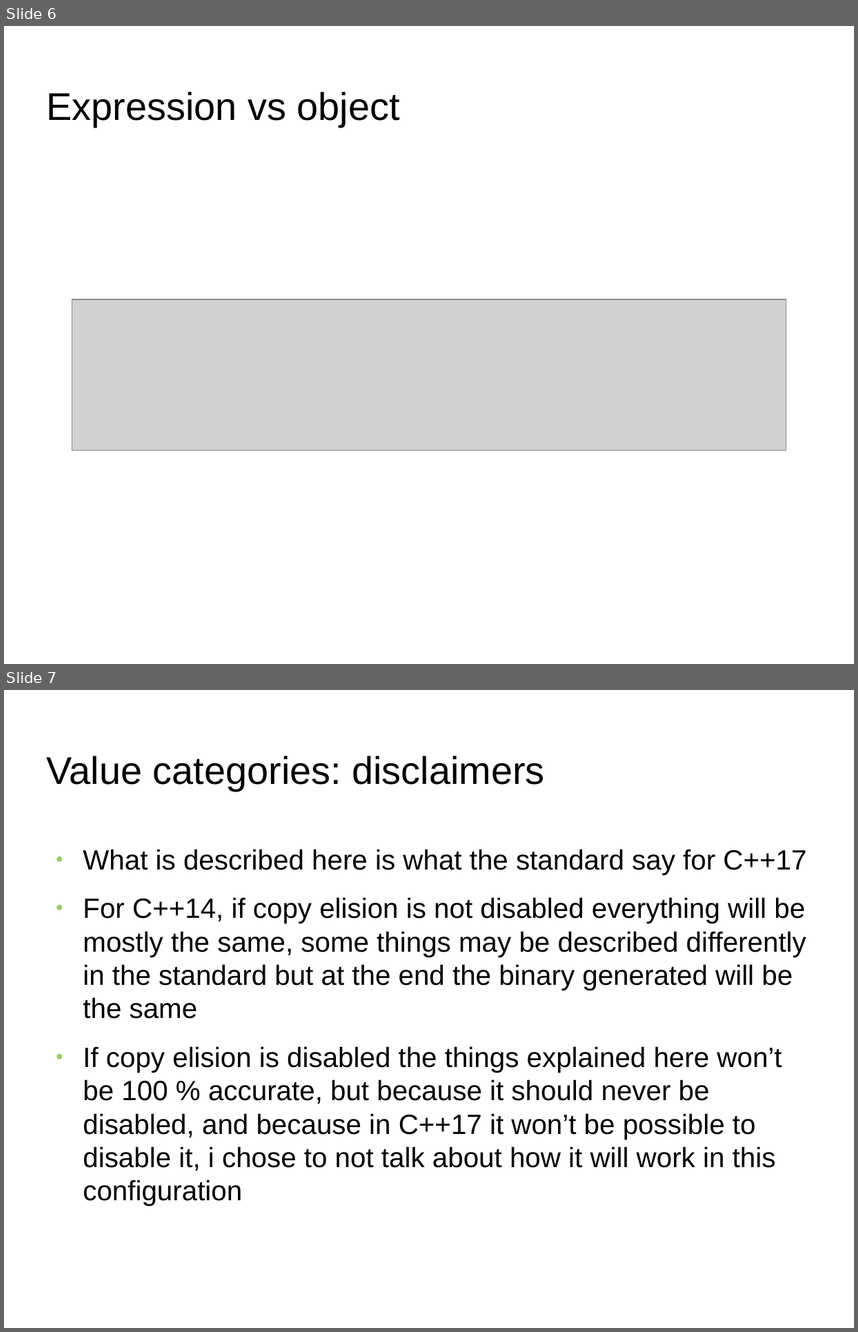
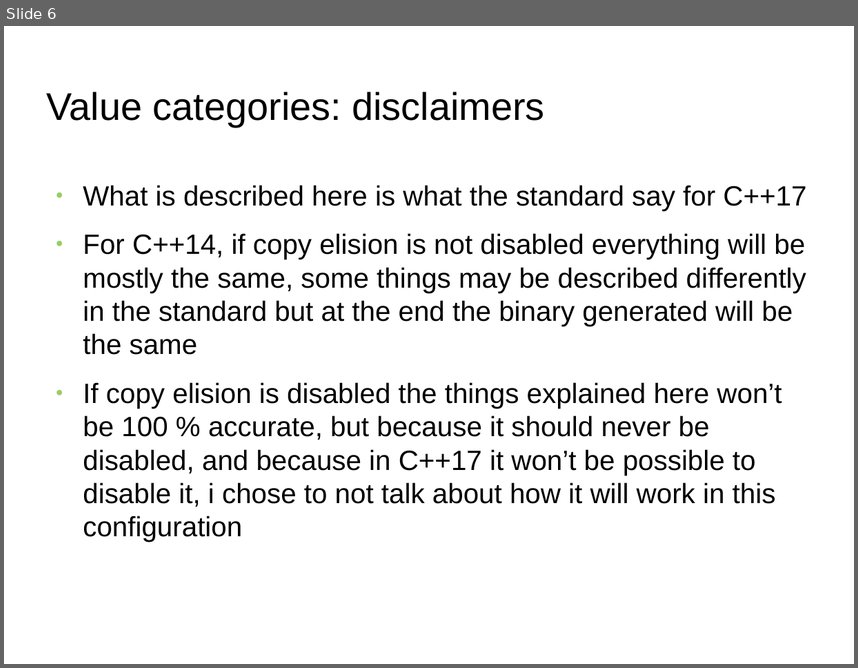
Before and after one commit to FranckRJ/CPP-trainings, a slide deck: traning-move.pt1.odp. Shown one above the other, each under a label of ours: slides 6 and 7 before the commit, slide 6 after it. The pictures are 858x1332 and 858x668 pixels, drawn with LibreOffice and Linux fonts; fonts in the diff are those of the drawing; grey boxes stand for pictures; background and template pictures are left out. Boxes give left, top, right and bottom in pixels: in the first picture for what was removed or moved away, otherwise in the second. Text is boxed around its words. In the diff, an @@ line names an element or a change of style, - is before the commit and + after.

```diff
--- a/traning-move.pt1.odp
+++ b/traning-move.pt1.odp
@@ slide 6 removed at [4,26,854,664], background picture (left out) @@
@@ title removed at [47,92,400,127] @@
-Expression vs object
@@ picture removed at [72,299,786,450] @@
@@ what was slide 7 is now slide 6 @@
```
Also in this commit, not shown: 8 slides changed, 1 slide added, 1 other slide removed, 2 other files.
